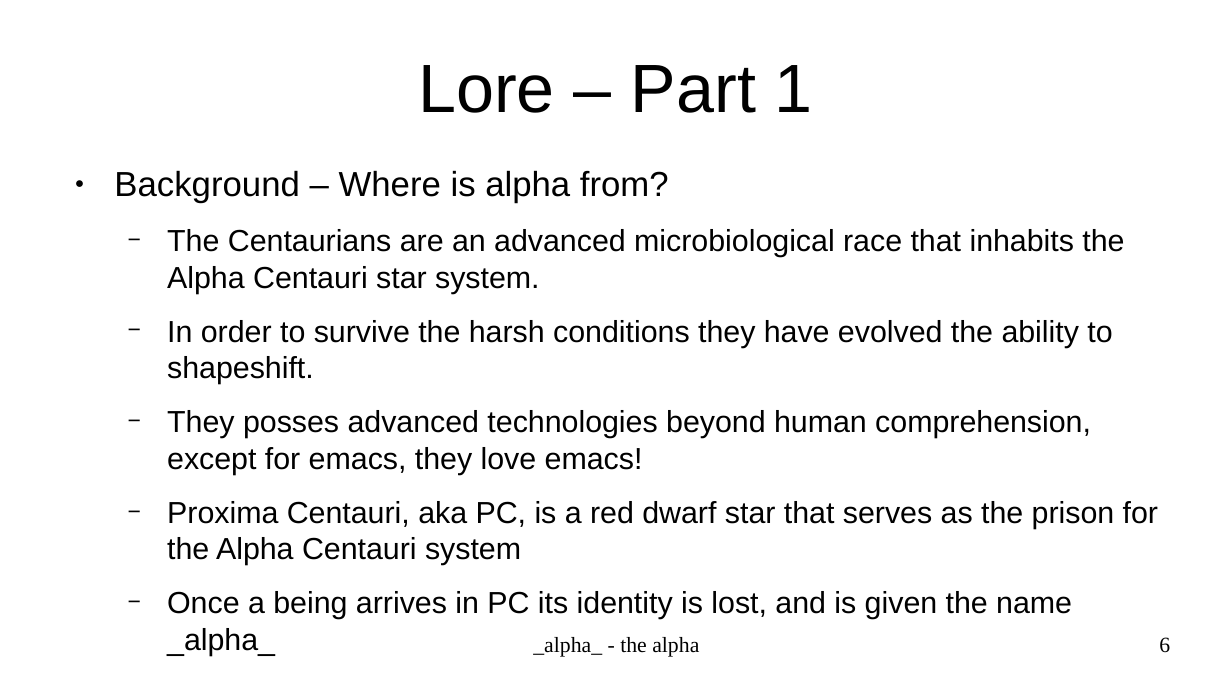
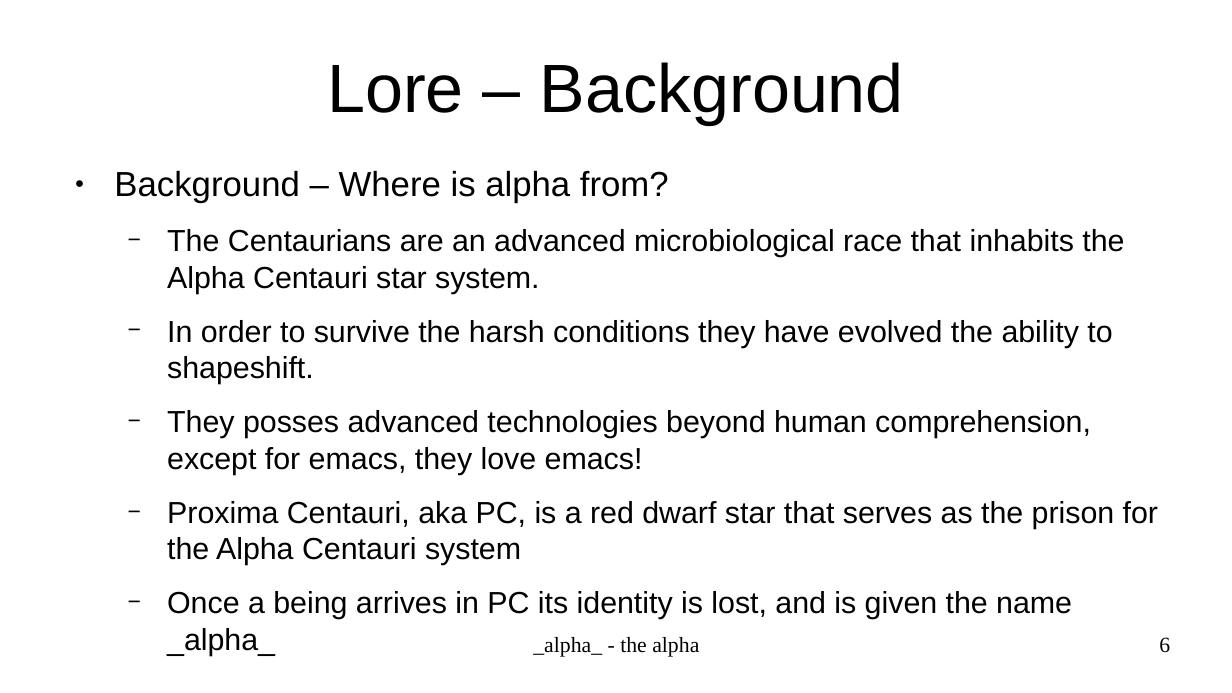
Before and after one commit to ohanoch/cgv_game, a slide deck: slide 6 of the_alpha_presentation.odp. Drawn at 1232x693 pixels with LibreOffice and Linux fonts; fonts in the diff are those of the drawing. Boxes give left, top, right and bottom in pixels: in the first picture for what was removed or moved away, otherwise in the second. Text is boxed around its words. In the diff, an @@ line names an element or a change of style, - is before the commit and + after.

Commit message:
change title in lore slides in alpha presentation

```diff
--- a/the_alpha_presentation.odp
+++ b/the_alpha_presentation.odp
@@ title at <box>327,62,904,125</box>: text changed @@
-Lore – Part 1
+Lore – Background
```
Also in this commit, not shown: 1 other slide changed.
